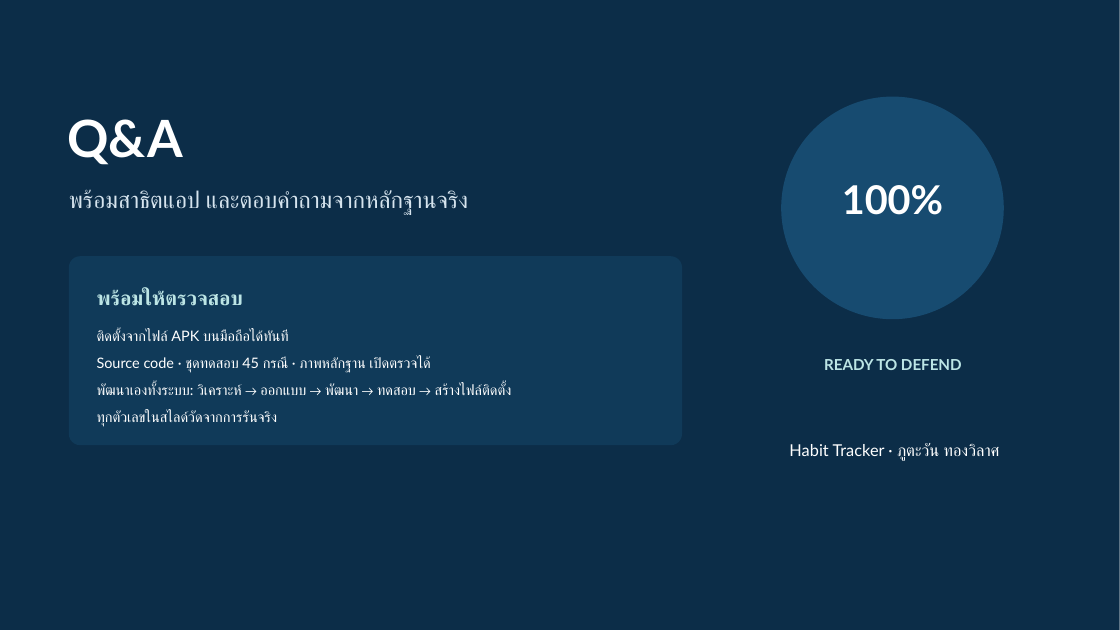
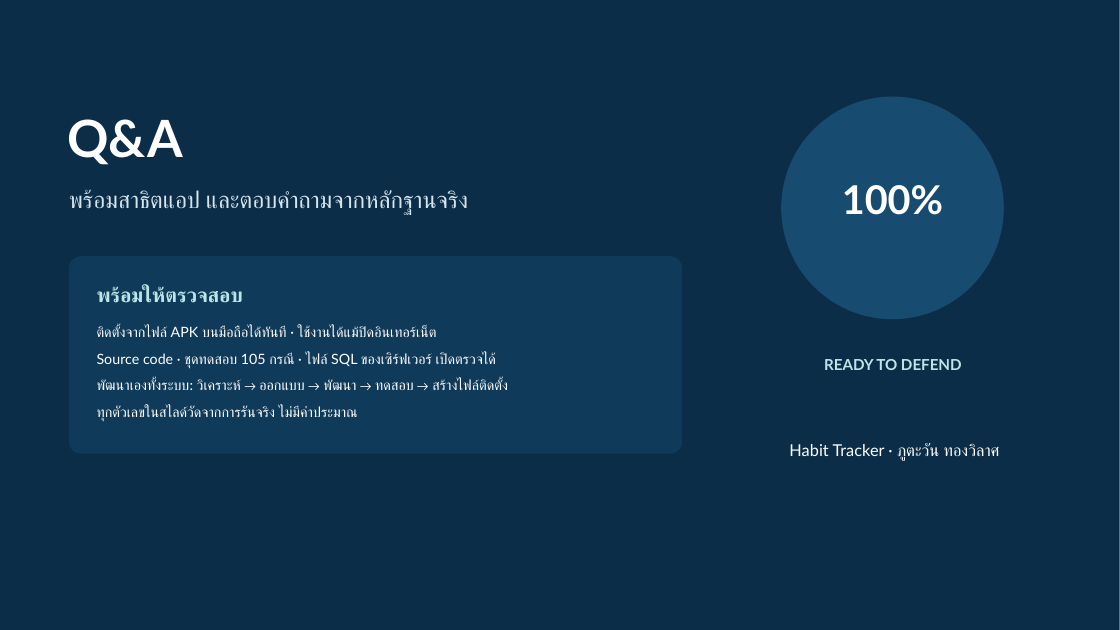
Before and after one commit to SuperMeteo/habit_tracker, a slide deck: slide 18 of docs/นำเสนอ100_HabitTracker.pptx (slide 16 before the commit). Drawn at 1120x630 pixels with LibreOffice and Linux fonts; fonts in the diff are those of the drawing. Boxes give left, top, right and bottom in pixels: in the first picture for what was removed or moved away, otherwise in the second. Text is boxed around its words. In the diff, an @@ line names an element or a change of style, - is before the commit and + after.

```diff
--- a/docs/นำเสนอ100_HabitTracker.pptx
+++ b/docs/นำเสนอ100_HabitTracker.pptx
@@ rounded rectangle: place and size @@
-rounded rectangle at bbox=[69, 256, 682, 445]
+rounded rectangle at bbox=[69, 256, 682, 454]
@@ text "พร้อมให้ตรวจสอบ": place and size @@
-text "พร้อมให้ตรวจสอบ" at bbox=[97, 290, 243, 306]
+text "พร้อมให้ตรวจสอบ" at bbox=[97, 286, 243, 303]
@@ text at bbox=[97, 326, 496, 368]: text changed; size 12.4 to 12.2 pt @@
-ติดตั้งจากไฟล์ APK บนมือถือได้ทันที
-Source code · ชุดทดสอบ 45 กรณี · ภาพหลักฐาน เปิดตรวจได้
+ติดตั้งจากไฟล์ APK บนมือถือได้ทันที · ใช้งานได้แม้ปิดอินเทอร์เน็ต
+Source code · ชุดทดสอบ 105 กรณี · ไฟล์ SQL ของเซิร์ฟเวอร์ เปิดตรวจได้
@@ text at bbox=[97, 379, 508, 390]: size 12.4 to 12.2 pt in "พัฒนาเองทั้งระบบ: วิเคราะห์ → ออกแบบ → พัฒนา → ..." @@
@@ text at bbox=[97, 405, 358, 421]: text changed; size 12.4 to 12.2 pt @@
-ทุกตัวเลขในสไลด์วัดจากการรันจริง
+ทุกตัวเลขในสไลด์วัดจากการรันจริง ไม่มีค่าประมาณ
```
Also in this commit, not shown: 13 other slides changed, 4 slides added, 2 slides removed, 9 other files.
